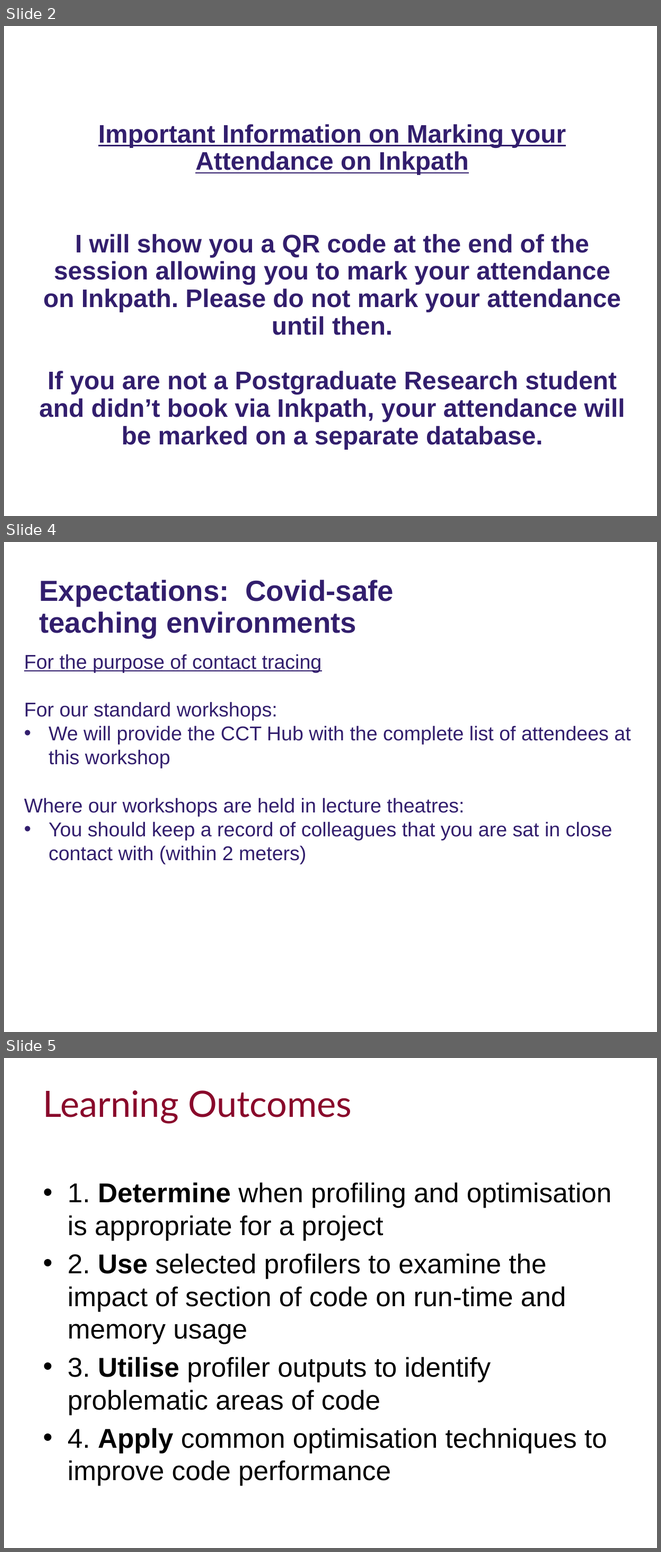
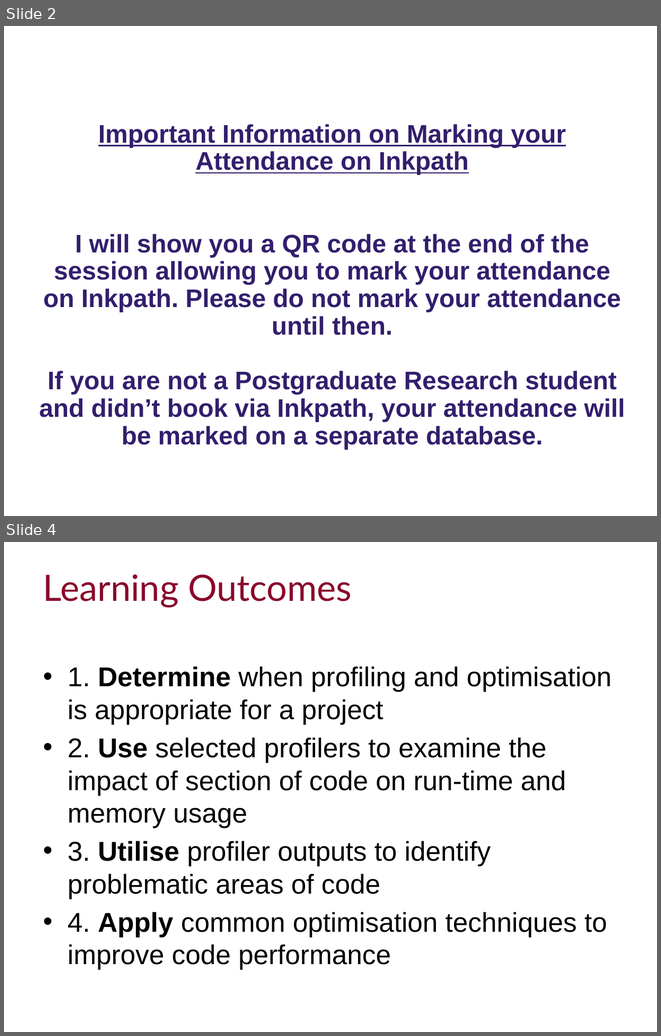
Before and after one commit to ImperialCollegeLondon/RCDS-profiling-and-optimisation-in-python, a slide deck: Proifling and Optimisation in Python Slides.pptx. Shown one above the other, each under a label of ours: slides 2, 4 and 5 before the commit, slides 2 and 4 after it; the slides between them are not shown. The pictures are 661x1552 and 661x1036 pixels, drawn with LibreOffice and Linux fonts; fonts in the diff are those of the drawing; background and template pictures are left out. Boxes give left, top, right and bottom in pixels: in the first picture for what was removed or moved away, otherwise in the second. Text is boxed around its words. In the diff, an @@ line names an element or a change of style, - is before the commit and + after.

Commit message:
Updated Covid info

```diff
--- a/Proifling and Optimisation in Python Slides.pptx
+++ b/Proifling and Optimisation in Python Slides.pptx
@@ slide 4 removed at [4,542,657,1032], background #FFFFFF @@
@@ text removed at [39,580,394,638] @@
-Expectations: Covid-safe teaching environments
@@ subtitle removed at [24,654,630,864] @@
-For the purpose of contact tracing
-For our standard workshops:
-• We will provide the CCT Hub with the complete list of attendees at this workshop
-Where our workshops are held in lecture theatres:
-• You should keep a record of colleagues that you are sat in close contact with (within 2 meters)
@@ what was slide 5 is now slide 4 @@
```
Also in this commit, not shown: 1 slide changed.
